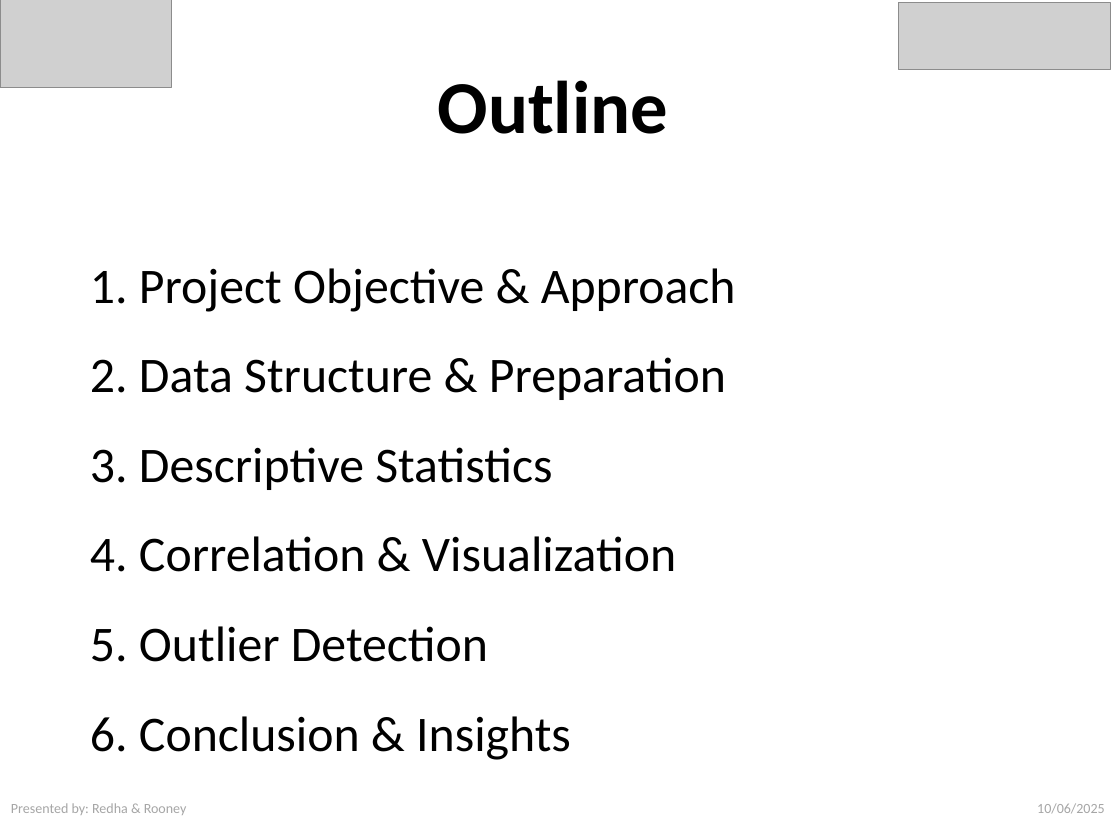
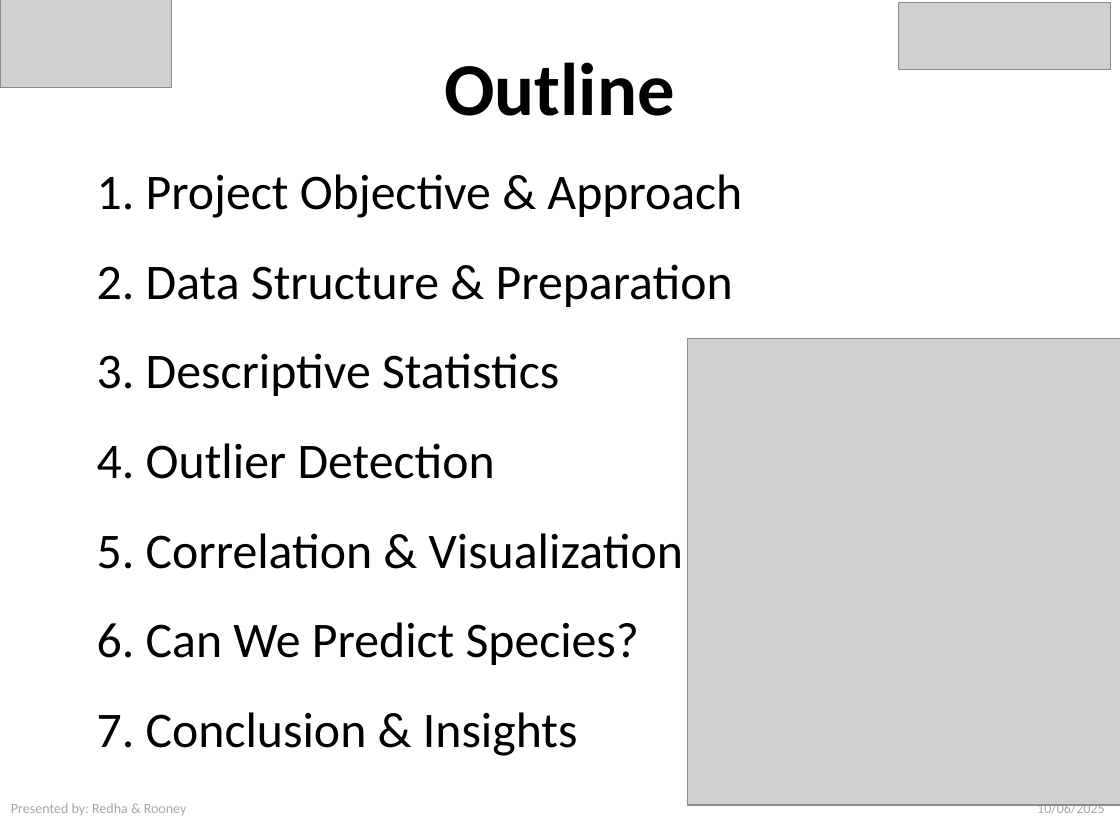
Before and after one commit to RedhaAGGOUN/Botanica-iris, a slide deck: slide 2 of Botanica_Iris_Analysis_Presentation.pptx. Drawn at 1120x840 pixels with LibreOffice and Linux fonts; fonts in the diff are those of the drawing; grey boxes stand for pictures. Boxes give left, top, right and bottom in pixels: in the first picture for what was removed or moved away, otherwise in the second. Text is boxed around its words. In the diff, an @@ line names an element or a change of style, - is before the commit and + after.

```diff
--- a/Botanica_Iris_Analysis_Presentation.pptx
+++ b/Botanica_Iris_Analysis_Presentation.pptx
@@ text "Outline": place and size @@
-text "Outline" at [90,80,736,760]
+text "Outline" at [97,62,742,756]
@@ picture added at [688,338,1120,805] @@
@@ text at [97,443,683,756]: text changed @@
-4. Correlation & Visualization
-5. Outlier Detection
-6. Conclusion & Insights
+4. Outlier Detection
+5. Correlation & Visualization
+6. Can We Predict Species?
+7. Conclusion & Insights
```
Also in this commit, not shown: 12 other slides changed, 2 slides added.
